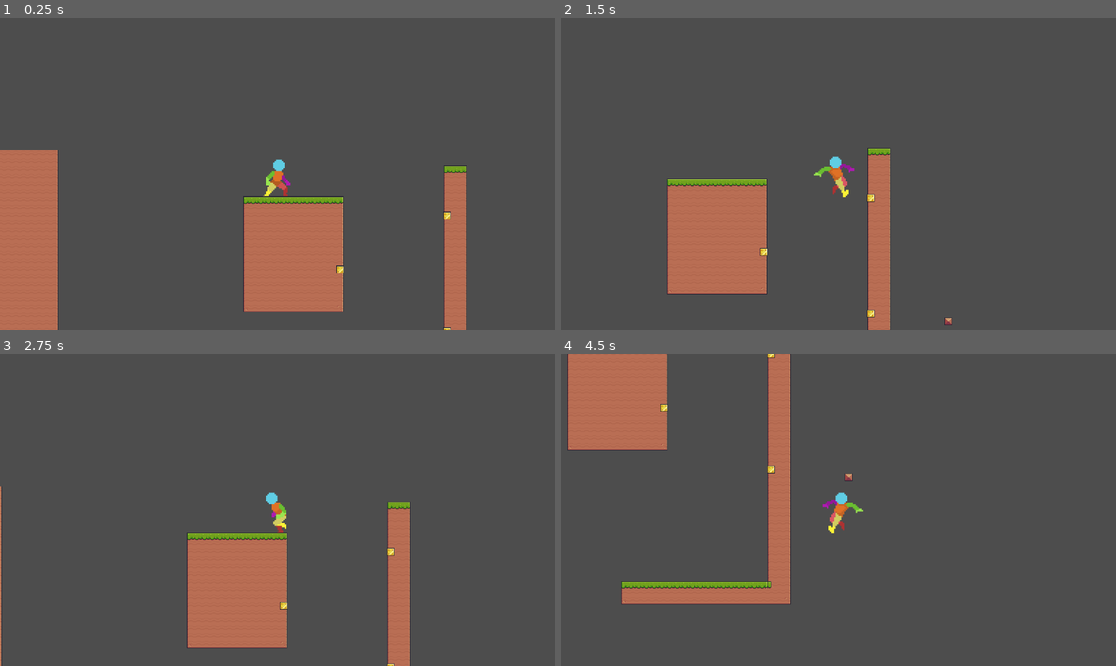
Above: before the commit, frames 1-4 (two rows, left to right).
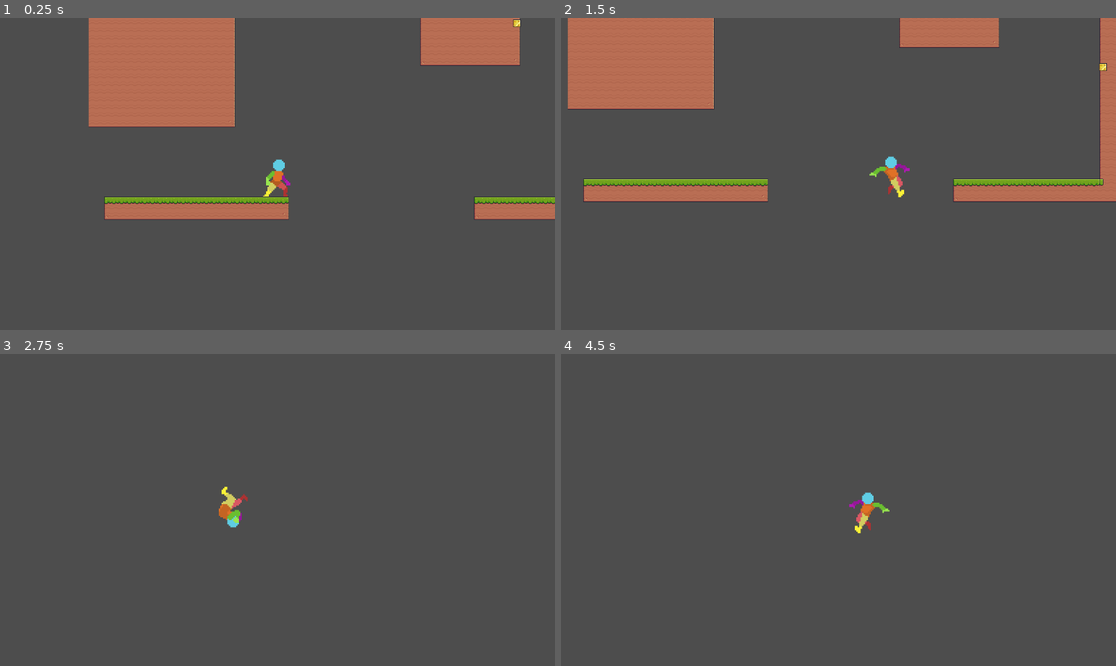
Above: after the commit, the same moments.

Repository: eliesser/character-mechanics
Game: Godot game, scene res://levels/testLevel.tscn
Same seed, same stepped clock (60 frames per second), same inputs: the game is played once before the commit and once after it.
Inputs:
- Up to frame 1 (0.25 s): no input
- Up to frame 2 (1.5 s): tap Enter at 0.5 s; hold Space (jump) 0.53-1.28 s; hold Right (ui_right) from 0.53 s (still down); tap Space (jump) at 1.35 s
- Up to frame 3 (2.75 s): tap Space (jump) at 1.52, 1.82 s; release Right (ui_right) at 2.03 s; hold Left (ui_left) from 2.03 s (still down); hold Space (jump) from 2.03 s (still down)
- Up to frame 4 (4.5 s): release Left (ui_left) at 2.78 s; release Space (jump) at 2.78 s; hold Right (ui_right) 2.78-4.28 s; tap Space (jump) at 2.85, 3.02, 3.32, 4.35 s; hold Space (jump) 3.53-4.28 s; hold Left (ui_left) from 4.28 s (still down)

The runs differ from the first frame. In frame 1, 29% of the frame differs, in the area x 0-100%, y 0-100%; in frame 2, 23%; in frame 3, 9.6%; in frame 4, 11%.

Commit message:
fixes

Diff:
--- a/characters/player/player.gd
+++ b/characters/player/player.gd
@@ -9,7 +9,7 @@
 const GRAVITY = 980
 
 var gravity = GRAVITY
-var canDobleJump:bool = false
+var countJump:int = 0
 var states:PlayerStatesNames = PlayerStatesNames.new()
 var animation:PlayerAnimations = PlayerAnimations.new()
 
@@ -23,5 +23,5 @@
 func isFlip() -> bool:
 	return $animations.scale.x < 0
 
-func playAnimation(animation:String) -> void:
-	animations.play(animation)
+func playAnimation(ani:String) -> void:
+	animations.play(ani)
--- a/characters/player/playerState/playerStateAirSpin.gd
+++ b/characters/player/playerState/playerStateAirSpin.gd
@@ -6,9 +6,9 @@
 	player.velocity.x = Input.get_axis("ui_left", "ui_right") * player.SPEED_RUN
 	player.playAnimation(player.animation.airSpin)
 
-	if player.canDobleJump:
+	if player.countJump == 1:
 		player.velocity.y = player.DOBLE_JUMP_VELOCITY
-		player.canDobleJump = false
+		player.countJump += 1
 
 	if player.is_on_floor() and player.velocity.y == 0:
 		if player.velocity.x == 0:
@@ -20,6 +20,8 @@
 			stateMachine.changeTo(player.states.wallLand)
 		elif rayCastStuckOnWall.get_collider().is_in_group("groupClimbLedge"):
 			stateMachine.changeTo(player.states.wallLand)
+		else:
+			stateMachine.changeTo(player.states.wallSlide)
 
 	setGravity(delta)
 
--- a/characters/player/playerState/playerStateIdle.gd
+++ b/characters/player/playerState/playerStateIdle.gd
@@ -3,6 +3,7 @@
 func onPhysicsProcess(delta: float) -> void:
 	player.velocity.x = 0
 	player.playAnimation(player.animation.idle)
+	player.countJump = 0
 
 	setGravity(delta)
 
--- a/characters/player/playerState/playerStateJumpDown.gd
+++ b/characters/player/playerState/playerStateJumpDown.gd
@@ -24,5 +24,7 @@
 	player.move_and_slide()
 
 func onInput(_event) -> void:
-	if not player.is_on_floor() and Input.is_action_pressed("jump") and player.canDobleJump:
+	if Input.is_action_pressed("jump") and player.countJump == 0:
+		stateMachine.changeTo(player.states.jumpUp)
+	if not player.is_on_floor() and Input.is_action_pressed("jump") and player.countJump == 1:
 		stateMachine.changeTo(player.states.airSpin)
--- a/characters/player/playerState/playerStateJumpTop.gd
+++ b/characters/player/playerState/playerStateJumpTop.gd
@@ -9,7 +9,7 @@
 	player.move_and_slide()
 
 func onInput(_event) -> void:
-	if not player.is_on_floor() and Input.is_action_pressed("jump") and player.canDobleJump:
+	if not player.is_on_floor() and Input.is_action_pressed("jump") and player.countJump == 1:
 		stateMachine.changeTo(player.states.airSpin)
 
 func onAnimationFinish(animationName:String) -> void:
--- a/characters/player/playerState/playerStateJumpUp.gd
+++ b/characters/player/playerState/playerStateJumpUp.gd
@@ -7,7 +7,7 @@
 	if player.is_on_floor() and player.velocity.y == 0:
 		player.velocity.y = player.JUMP_VELOCITY
 	elif player.velocity.y > 0:
-		player.canDobleJump = true
+		player.countJump += 1
 		stateMachine.changeTo(player.states.jumpTop)
 
 	setGravity(delta)
@@ -17,5 +17,5 @@
 func onInput(_event) -> void:
 	if Input.is_action_pressed("jump"):
 		player.velocity.y = player.DOBLE_JUMP_VELOCITY
-		player.canDobleJump = false
+		player.countJump += 1
 		stateMachine.changeTo(player.states.airSpin)
--- a/characters/player/playerState/playerStateLand.gd
+++ b/characters/player/playerState/playerStateLand.gd
@@ -1,7 +1,7 @@
 class_name PlayerStateLand extends PlayerStateGravityBase
 
 func onPhysicsProcess(delta: float) -> void:
-	player.velocity.x = 0
+	player.velocity.x = Input.get_axis("ui_left", "ui_right") * player.SPEED_WALL
 	player.playAnimation(player.animation.land)
 
 	setGravity(delta)
--- a/characters/player/playerState/playerStateRun.gd
+++ b/characters/player/playerState/playerStateRun.gd
@@ -6,6 +6,7 @@
 
 	if not player.is_on_floor() and player.velocity.y >= 0:
 		stateMachine.changeTo(player.states.jumpTop)
+		player.countJump = 1
 
 	setGravity(delta)
 
--- a/characters/player/playerState/playerStateWalk.gd
+++ b/characters/player/playerState/playerStateWalk.gd
@@ -6,6 +6,7 @@
 
 	if not player.is_on_floor() and player.velocity.y >= 0:
 		stateMachine.changeTo(player.states.jumpTop)
+		player.countJump = 1
 
 	setGravity(delta)
 
--- a/characters/player/playerState/playerStateWalkCrouch.gd
+++ b/characters/player/playerState/playerStateWalkCrouch.gd
@@ -6,6 +6,7 @@
 
 	if not player.is_on_floor() and player.velocity.y >= 0:
 		stateMachine.changeTo(player.states.jumpTop)
+		player.countJump = 1
 
 	setGravity(delta)
 
--- a/characters/player/playerState/playerStateWallLand.gd
+++ b/characters/player/playerState/playerStateWallLand.gd
@@ -8,6 +8,7 @@
 		player.playAnimation(player.animation.wallLand)
 		player.gravity = 0
 		player.velocity.y = 0
+		player.countJump = 0
 
 	setGravity(delta)
 
@@ -18,7 +19,6 @@
 		rayCastStuckOnWall.RAY_CAST_DIMENSION = 0
 		player.gravity = player.GRAVITY
 		timerRayCastStuckOnWall.start()
-		player.canDobleJump = false
 		player.velocity.y = player.JUMP_VELOCITY
 		stateMachine.changeTo(player.states.jumpUp)
 	elif Input.is_action_pressed("ui_down"):
--- a/characters/player/playerState/playerStateWallSlide.gd
+++ b/characters/player/playerState/playerStateWallSlide.gd
@@ -11,13 +11,14 @@
 		elif player.is_on_floor():
 			stateMachine.changeTo(player.states.land)
 			player.gravity = player.GRAVITY
-		else:
-			player.playAnimation(player.animation.wallSlide)
-			player.gravity = 1
+		#elif player.gravity != 200:
+			#player.playAnimation(player.animation.wallSlide)
+			#player.velocity.y = 0
+			#player.gravity = 200
 	else:
 		player.gravity = player.GRAVITY
 		if not player.is_on_floor():
-			stateMachine.changeTo(player.states.Top)
+			stateMachine.changeTo(player.states.jumpTop)
 		elif player.is_on_floor():
 			stateMachine.changeTo(player.states.land)
 
--- a/levels/testLevel.tscn
+++ b/levels/testLevel.tscn
@@ -751,9 +751,10 @@
 [node name="testLevel" type="Node2D"]
 
 [node name="player" parent="." instance=ExtResource("1_c6cta")]
-position = Vector2(743, 13)
+position = Vector2(376, 527)
 
 [node name="Camera2D" type="Camera2D" parent="player"]
+drag_horizontal_enabled = true
 
 [node name="terrain" type="TileMap" parent="."]
 tile_set = SubResource("TileSet_k6j2o")
Not shown, added: characters/player/pla3FA2.tmp
